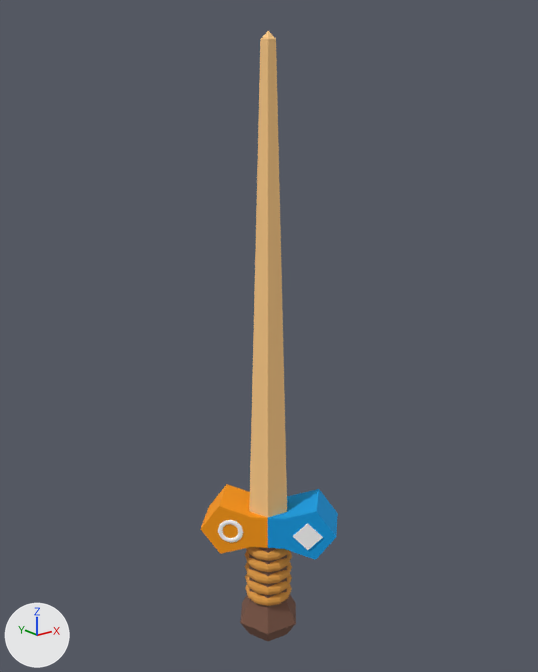
Two versions of the glTF model client/assets/models/items/wand.glb, one commit apart.
The view is the same before and after, from a 50 mm camera at (-0.6, -0.749, 0.642) aimed at (0.007, 0.01, 0.339). Arrows for +X, +Y and +Z are at lower left; the lights stay in place. The first picture is the older version.

Objects in the first picture: 'group634549096'.
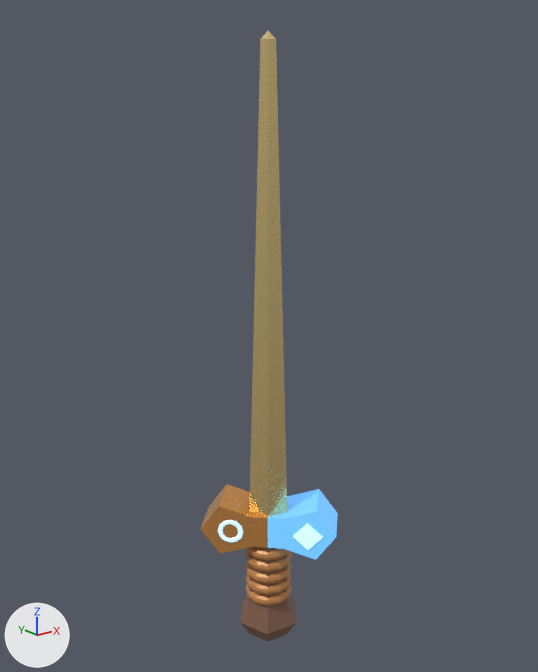
Changed parts and their boxes [x1, y1, x2, y2] in the pictures (538 x 672 px):
'group634549096', recoloured, surface changed (beige to yellow): [201, 31, 338, 621] in both

The edits, one by one:
Material 'mat13' (mat_mat13) changes colour from orange #ff9b00 to orange #f6ad61; in linear values from (1.0, 0.33, 0.0) to (0.92, 0.42, 0.12).
In material 'mat13' (mat_mat13), roughness goes from 1.0 to 0.26.
In material 'mat13' (mat_mat13), metallic goes from 0.0 to 0.72.
Material 'mat18' (mat_mat18) changes colour from beige #ffcd89 to yellow #fadf99; in linear values from (1.0, 0.61, 0.25) to (0.96, 0.74, 0.32).
In material 'mat18' (mat_mat18), roughness goes from 1.0 to 0.24.
In material 'mat18' (mat_mat18), metallic goes from 0.0 to 0.86.
Material 'Core_Band_Blue' (mat_core_band_blue) changes colour from blue #009ee6 to blue #76c5fd; in linear values from (0.0, 0.34, 0.79) to (0.18, 0.56, 0.98).
In material 'Core_Band_Blue' (mat_core_band_blue), roughness goes from 1.0 to 0.18.
In material 'Core_Band_Blue' (mat_core_band_blue), emission_strength is now set to 1.0.
In material 'Core_Band_Blue' (mat_core_band_blue), emission_color is now set to (0.08, 0.28, 0.65), blue #5090d3.
Material 'Core_Tip_Glow' (mat_core_tip_glow) changes colour from white #ffffff to white #edf9ff; in linear values from (1.0, 1.0, 1.0) to (0.85, 0.95, 1.0).
In material 'Core_Tip_Glow' (mat_core_tip_glow), emission_strength is now set to 1.0.
In material 'Core_Tip_Glow' (mat_core_tip_glow), emission_color is now set to (0.24, 0.52, 0.92), blue #86bff6.
Material 'mat19' (mat_mat19) changes colour from orange #df9b45 to orange #c88b50; in linear values from (0.74, 0.33, 0.06) to (0.58, 0.26, 0.08).
In material 'mat19' (mat_mat19), roughness goes from 1.0 to 0.34.
In material 'mat19' (mat_mat19), metallic goes from 0.0 to 0.18.
